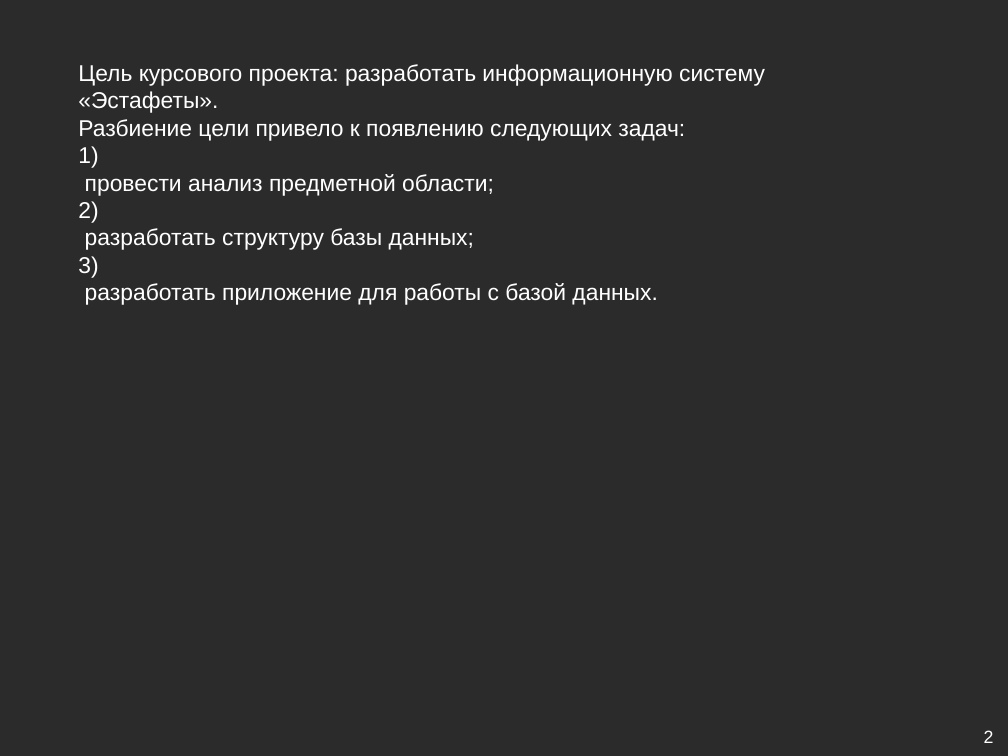
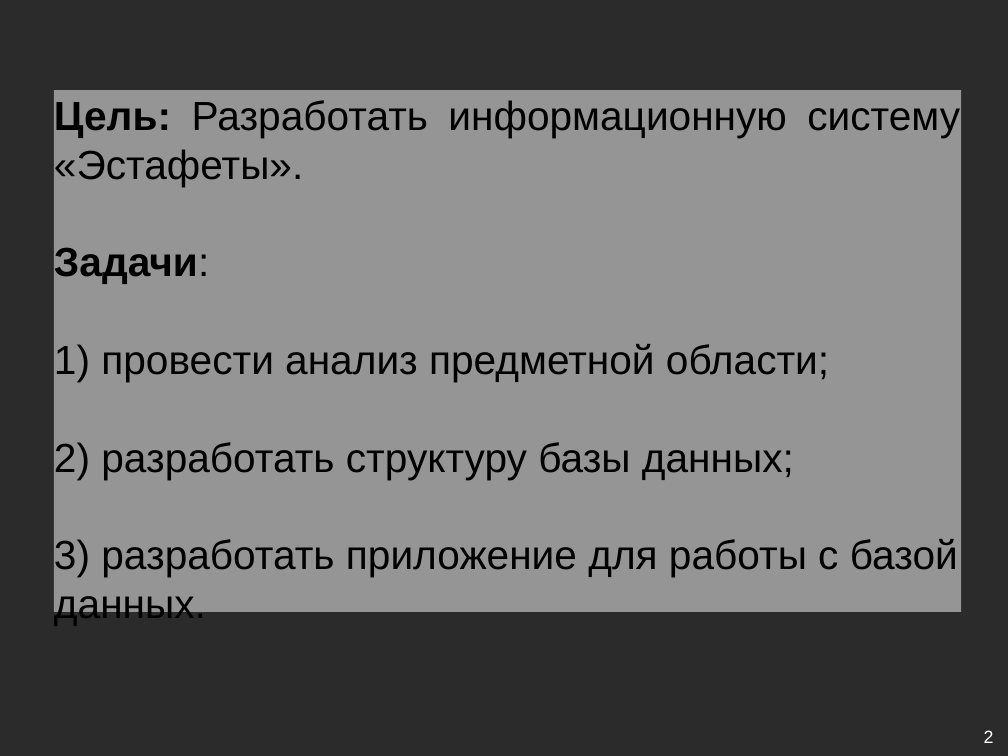
Before and after one commit to eldarian-1/pstu, a slide deck: slide 2 of БД/Course/Презентация курсового проекта.odp. Drawn at 1008x756 pixels with LibreOffice and Linux fonts; fonts in the diff are those of the drawing; background and template pictures are left out; a plain dark background stands for a picture behind light text. Boxes give left, top, right and bottom in pixels: in the first picture for what was removed or moved away, otherwise in the second. Text is boxed around its words. In the diff, an @@ line names an element or a change of style, - is before the commit and + after.

```diff
--- a/БД/Course/Презентация курсового проекта.odp
+++ b/БД/Course/Презентация курсового проекта.odp
@@ text at (x1=54, y1=100, x2=960, y2=626): text changed; size 18 to 32 pt; text colour #FFFFFF to #000000 @@
-Цель курсового проекта: разработать информационную систему
-«Эстафеты».
-Разбиение цели привело к появлению следующих задач:
-1)
-провести анализ предметной области;
-2)
-разработать структуру базы данных;
-3)
-разработать приложение для работы с базой данных.
+Цель: Разработать информационную систему «Эстафеты».
+Задачи:
+1) провести анализ предметной области;
+2) разработать структуру базы данных;
+3) разработать приложение для работы с базой данных.
@@ text "Цель: Разработать информационную систему «Эстафеты»." resized from (x1=78, y1=64, x2=765, y2=305) to (x1=54, y1=90, x2=961, y2=612) @@
@@ text "Цель: Разработать информационную систему «Эстафеты»." at (x1=54, y1=90, x2=961, y2=612): fill none to #FFFFFF at 50% opacity @@
```
Also in this commit, not shown: 8 other slides changed, 10 slides added, 7 slides removed, 4 other files.
